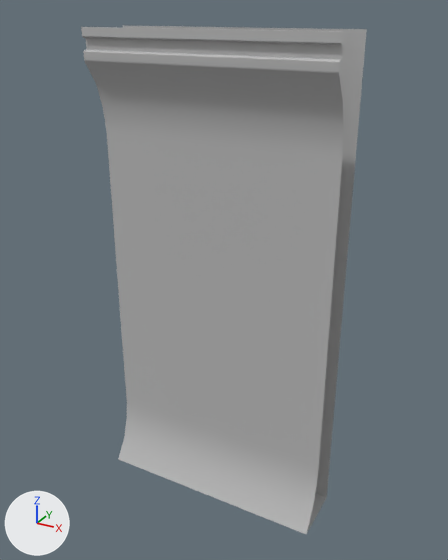
The FBX model Assets/Meshes/SM_wall_plain.fbx: old version first, new version second.
Camera for both pictures: a camera (50 mm lens) standing at (3.31, -3.83, 4.11) and looking at (1.04, 0.3, 2.05). Every picture has the same lights, and +X, +Y and +Z are marked at lower left. Where no turn or scale is listed for an object, it has been applied to the vertices.
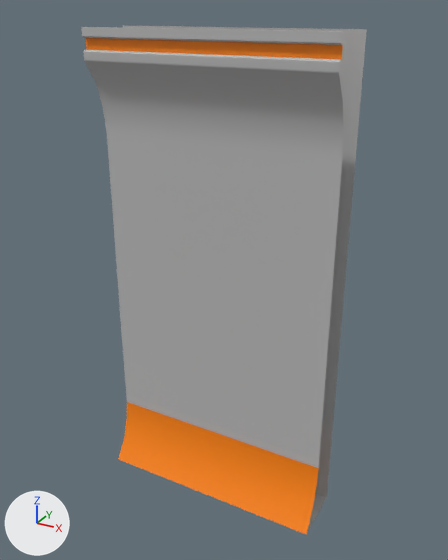
The newer file is also rescaled (x0.01) as a whole; pictures and numbers use the older file's frame.

The change, as a diff of the scene's bpy script:
```diff
--- a/Assets/Meshes/SM_wall_plain.fbx.py
+++ b/Assets/Meshes/SM_wall_plain.fbx.py
@@ mat_lambert3 @@
+mat_lambert3 = principled_material('lambert3')
+mat_lambert3.base_color = (1.0, 0.234, 0.0)  # orange #ff8500
@@ me_mesh @@
 me_mesh.from_pydata(...)  # 56 vertices, 27 faces; spans x 0.0..2.0, y 0.0..0.5, z 0.0..3.98
 # used by ob_polysurface9; location = (0.0, 0.0, 0.0)
+# me_mesh part 1: all 3 faces centred in x 1.0, y 0.06..0.19, z 0.09..0.47 switch from mat_lambert1 (grey #bcbcbc) to mat_lambert3 (orange #ff8500)
+# me_mesh part 2: the 1 face centred in x 1.0, y 0.04, z 3.86 switches from mat_lambert1 (grey #bcbcbc) to mat_lambert3 (orange #ff8500)
```

Pixel boxes (x1, y1, x2, y2) of what changed, in the pictures (448 x 560 px):
part 1 of me_mesh, recoloured (grey to orange): (118, 402, 319, 534) in both
part 2 of me_mesh, recoloured (grey to orange): (86, 38, 343, 59) in both
